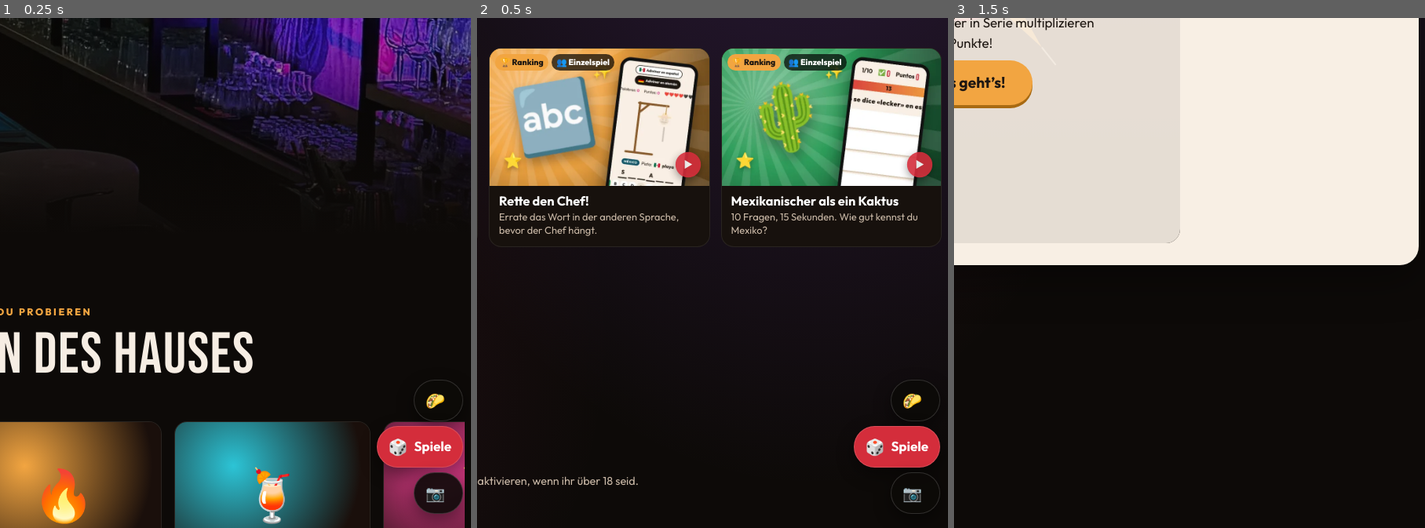
Above: before the commit, frames 1-3 (left to right).
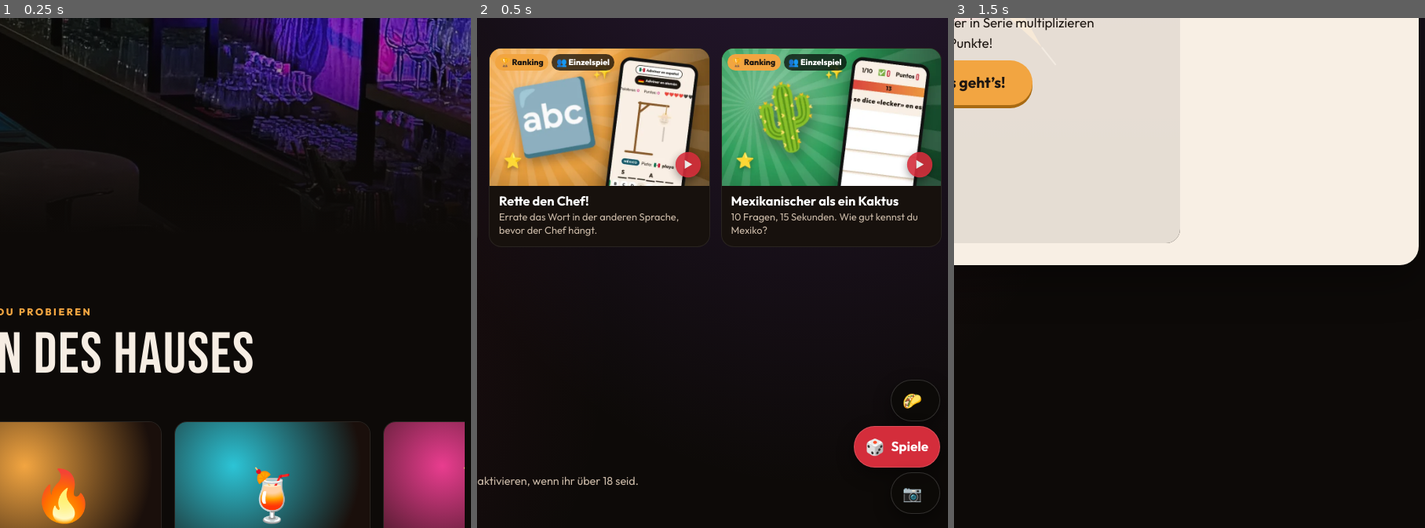
Above: after the commit, the same moments.

Repository: alerodger/tacos-y-juegos
Game: browser game, page public/index.html
Two runs of this game, one before a commit and one after it. Both use one fixed random seed, a clock stepped at 60 frames per second and the inputs below.
Inputs (mouse positions are % of the whole screen's width and height, from its top left):
- Up to frame 1 (0.25 s): no input
- Up to frame 2 (0.5 s): click "🎲 ¡A jugar!" at 0.27 s
- Up to frame 3 (1.5 s): click (24, 44) at 0.52 s; type "Alex" at 0.52 s; click "🪅 🏆 Ranking 👥 Einzelspiel ▶ P…" at 0.77 s; hold Down 1.03-1.3 s; click (50, 51) at 1.07 s; tap Space at 1.1 s; hold Up from 1.35 s (still down)
The pictures show only the part of the screen within x 49-99%, y 50-100%; the shares and areas given below are measured in that part.

The runs differ from the first frame. In frame 1, 2.7% of the frame differs, in the area x 80-99%, y 70-99%; in frame 2, nothing differs; in frame 3, nothing differs.

Commit message:
Portada: la barra fija aparece solo cuando ya no se ven los botones de la portada
Co-Authored-By: Claude Opus 5.5 <noreply@anthropic.com>

Diff:
--- a/public/css/base.css
+++ b/public/css/base.css
@@ -161,3 +161,7 @@
   .fijos a.juegos { background: var(--rojo); }
   .fijos a.juegos b { max-width: 140px; }
 }
+.fijos { transition: transform .35s ease, opacity .35s ease; }
+.fijos.escondida { transform: translateY(140%); opacity: 0; pointer-events: none; }
+@media (min-width: 761px) { .fijos.escondida { transform: translateX(140%); } }
+@media (prefers-reduced-motion: reduce) { .fijos { transition: none; } }
--- a/public/js/datos.js
+++ b/public/js/datos.js
@@ -131,7 +131,8 @@
 };
 
 // Botones fijos en pantalla: carta, juegos e Instagram (barra abajo en móvil, columna en escritorio)
-CE.botonesFijos = ({ carta, juegos, instagram }) => {
+// ocultarCon: elemento con botones equivalentes (p. ej. los de la portada); mientras se vea, la barra se esconde
+CE.botonesFijos = ({ carta, juegos, instagram, ocultarCon }) => {
   if (document.querySelector('.fijos')) return;
   const nav = document.createElement('nav');
   nav.className = 'fijos';
@@ -146,4 +147,12 @@
   document.addEventListener('idioma', pintar);
   document.body.appendChild(nav);
   document.body.classList.add('con-fijos');
+  if (ocultarCon && 'IntersectionObserver' in window) {
+    const poner = (oculta) => {
+      nav.classList.toggle('escondida', oculta);
+      nav.toggleAttribute('inert', oculta); // sin foco ni clics mientras está escondida
+    };
+    poner(true);
+    new IntersectionObserver(([e]) => poner(e.isIntersecting), { threshold: 0 }).observe(ocultarCon);
+  }
 };
--- a/public/js/web.js
+++ b/public/js/web.js
@@ -206,7 +206,7 @@
   CE.ajustes = a;
   CE.tele($('[data-tele]'), { enlace: 'juegos/?ranking' });
   CE.baile($('[data-baile]'));
-  CE.botonesFijos({ carta: '#carta', juegos: 'juegos/', instagram: a.instagram });
+  CE.botonesFijos({ carta: '#carta', juegos: 'juegos/', instagram: a.instagram, ocultarCon: $('.hero-botones') });
   document.addEventListener('idioma', pintarTodo);
   CE.aplicarIdioma(); // aplica textos y dispara pintarTodo
 
